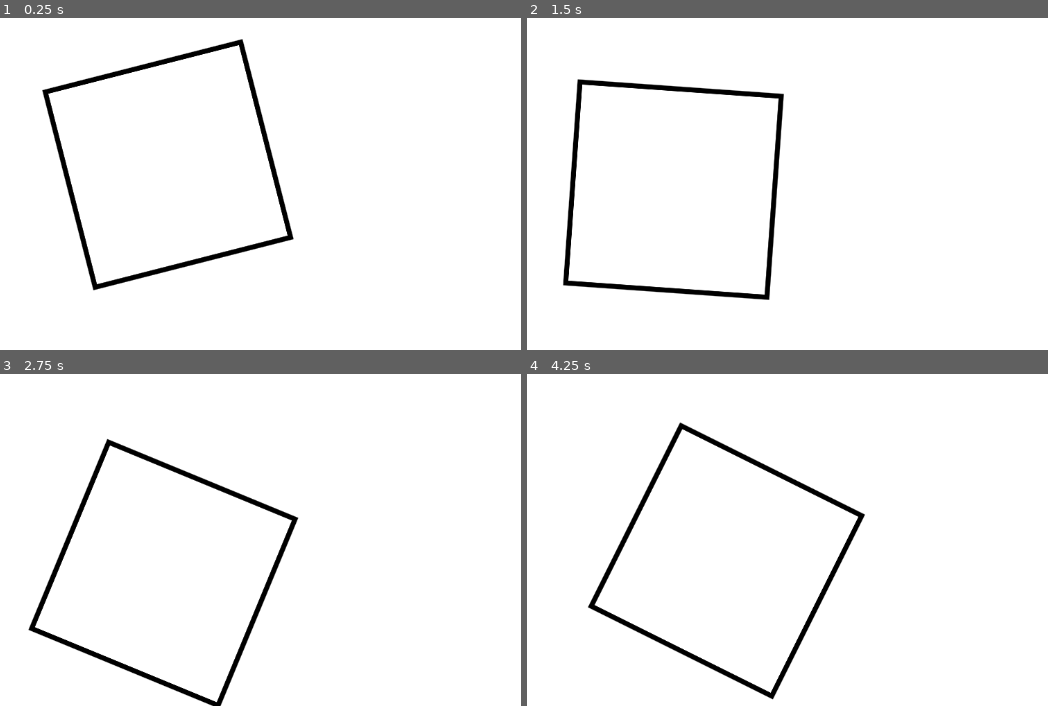
Above: before the commit, frames 1-4 (two rows, left to right).
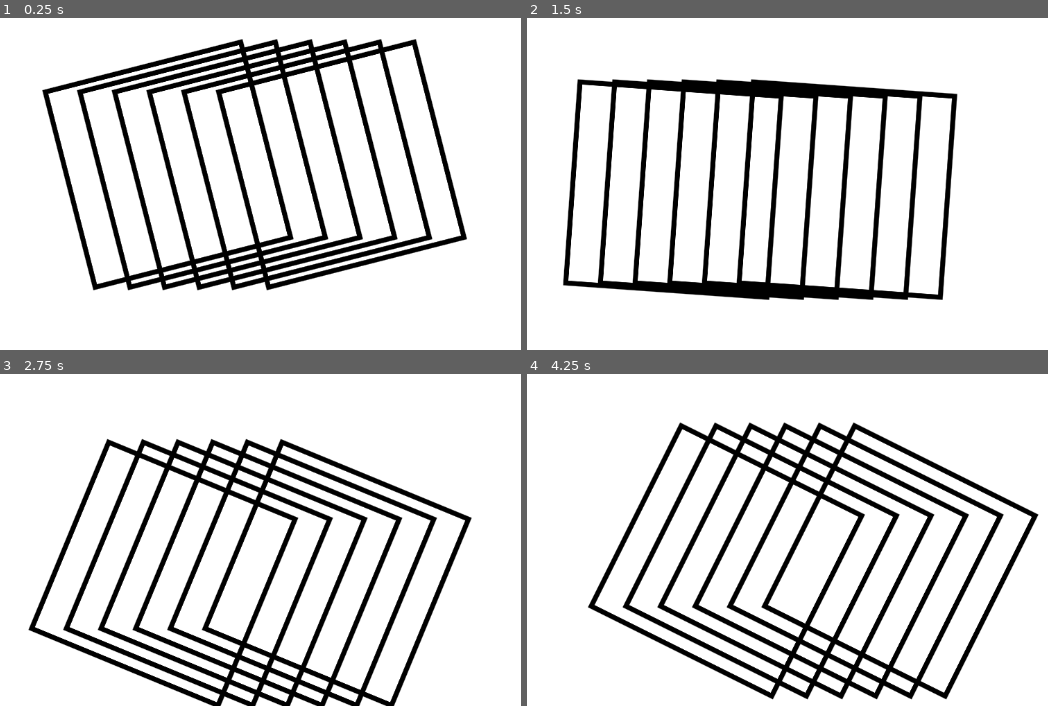
Above: after the commit, the same moments.

Repository: Juju-brz/GDVJ
Game: Godot game, scene res://persianPattern.tscn
Two runs of this game, one before a commit and one after it. Both use one fixed random seed, a clock stepped at 60 frames per second and the inputs below.
Inputs:
- Up to frame 1 (0.25 s): no input
- Up to frame 2 (1.5 s): no input
- Up to frame 3 (2.75 s): no input
- Up to frame 4 (4.25 s): no input

The runs differ from the first frame. In frame 1, 13% of the frame differs, in the area x 14-90%, y 6-83%; in frame 2, 10%; in frame 3, 13%; in frame 4, 13%, in the area x 18-99%, y 14-99%.

Commit message:
first test

Diff:
--- a/persianPattern.tscn
+++ b/persianPattern.tscn
@@ -1,8 +1,9 @@
-[gd_scene load_steps=6 format=3 uid="uid://qywxpr5vvcjj"]
+[gd_scene load_steps=7 format=3 uid="uid://qywxpr5vvcjj"]
 
 [ext_resource type="Shader" uid="uid://cmfsoauknrqx6" path="res://persianPattern.gdshader" id="1_l6xcm"]
 [ext_resource type="Shader" uid="uid://drwjc53tvusib" path="res://square.gdshader" id="2_bym46"]
 [ext_resource type="Texture2D" uid="uid://cxk1yqvdskdin" path="res://Square.svg" id="3_oevug"]
+[ext_resource type="Script" uid="uid://c4hfbx71iow0l" path="res://square.gd" id="4_oevug"]
 
 [sub_resource type="ShaderMaterial" id="ShaderMaterial_f05lg"]
 shader = ExtResource("1_l6xcm")
@@ -13,6 +14,7 @@
 shader_parameter/speed = 1.0
 
 [node name="Node2D" type="Node2D"]
+script = ExtResource("4_oevug")
 
 [node name="ColorRect" type="ColorRect" parent="."]
 material = SubResource("ShaderMaterial_f05lg")
--- /dev/null
+++ b/square.gd
@@ -0,0 +1,30 @@
+extends Node2D
+
+# Nombre de duplicatas souhaités
+const NB_DUPLICATES: int = 5
+# Espacement entre chaque duplicata
+const SPACING: float = 50.0
+
+func _ready():
+	var original_sprite = $Square  # Remplace par le chemin correct
+
+	if not original_sprite:
+		print("Erreur : Le nœud Sprite2D n'a pas été trouvé !")
+		return
+
+	for i in range(NB_DUPLICATES):
+		var duplicated_sprite = original_sprite.duplicate()
+		add_child(duplicated_sprite)
+
+		# Positionne chaque duplicata à côté de l'original
+		duplicated_sprite.position = Vector2(
+			original_sprite.position.x + (i + 1) * SPACING,
+			original_sprite.position.y
+		)
+
+		# Optionnel : Change la couleur pour les distinguer
+		duplicated_sprite.modulate = Color(
+			randf_range(0.5, 1.0),
+			randf_range(0.5, 1.0),
+			randf_range(0.5, 1.0)
+		)
Not shown, added: square.gd.uid
